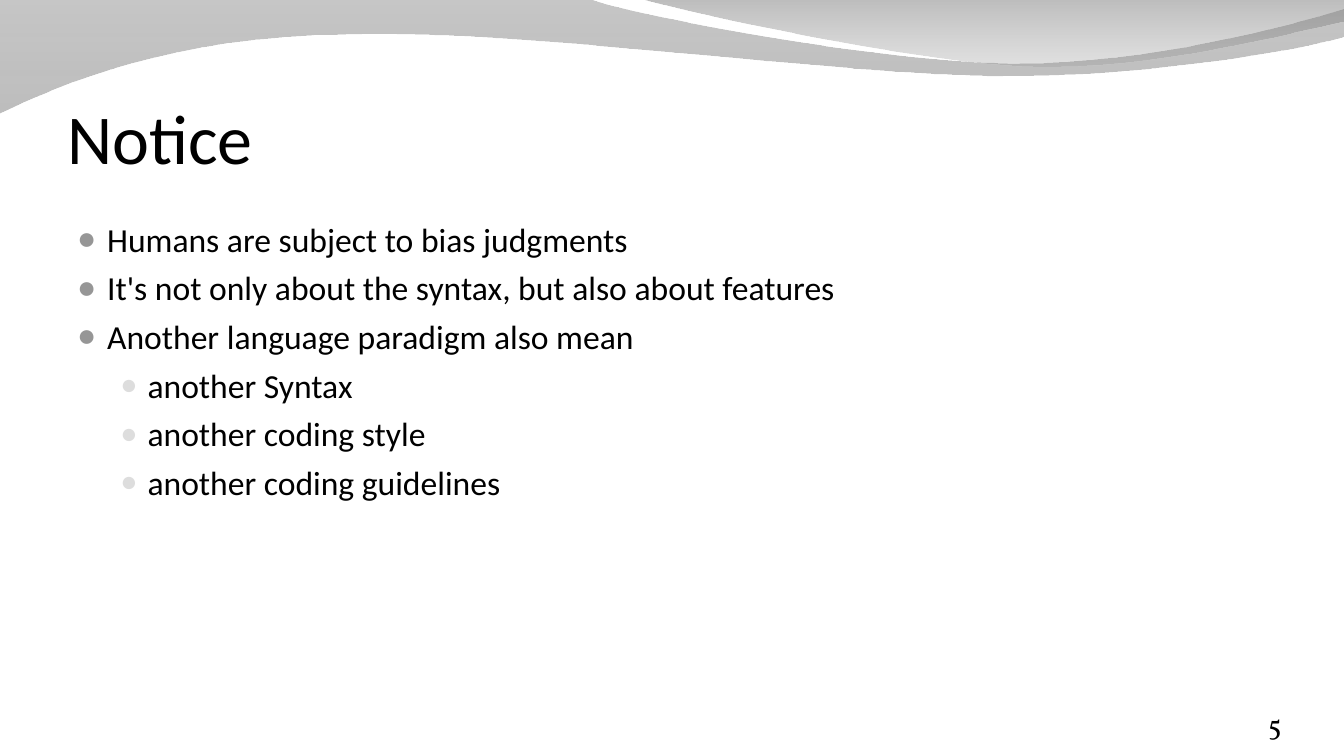
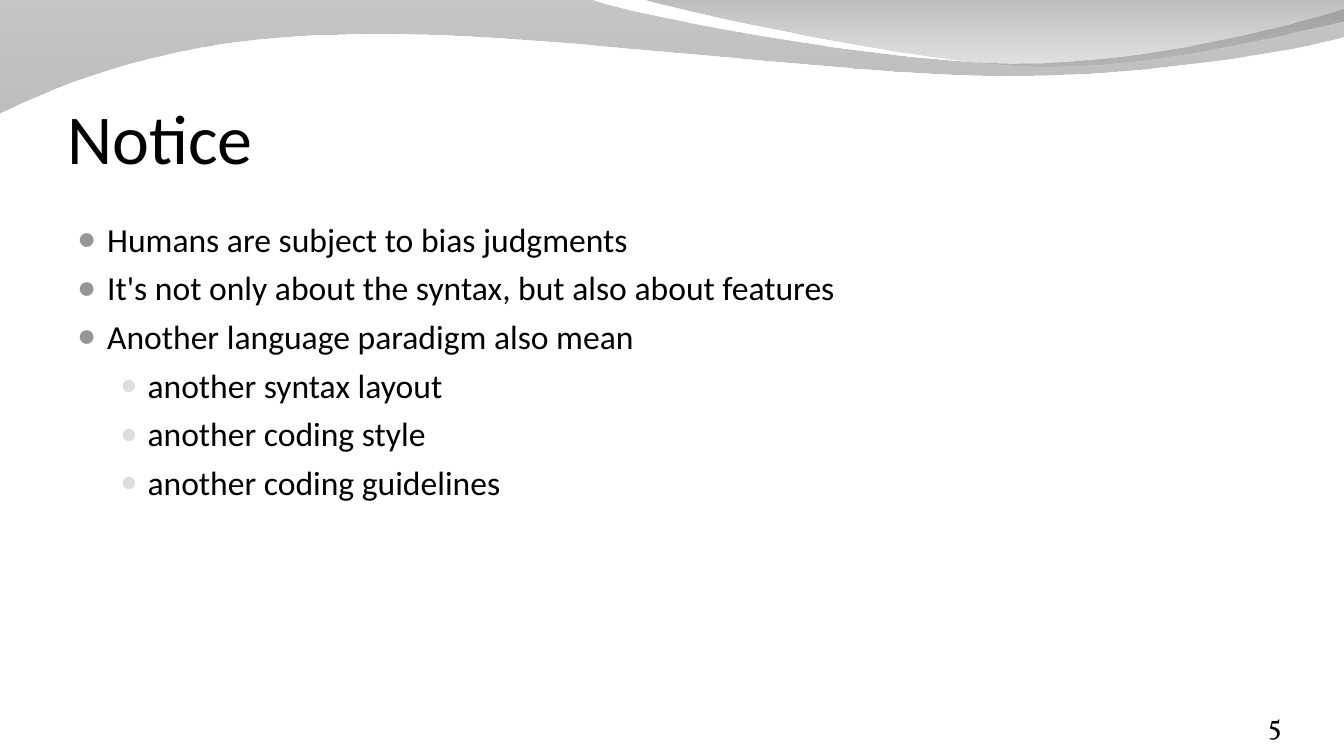
Before and after one commit to SpinalHDL/SpinalDoc, a slide deck: slide 5 of presentation/en/workshop/taste.odp. Drawn at 1344x756 pixels with LibreOffice and Linux fonts; fonts in the diff are those of the drawing; background and template pictures are left out. Boxes give left, top, right and bottom in pixels: in the first picture for what was removed or moved away, otherwise in the second. Text is boxed around its words. In the diff, an @@ line names an element or a change of style, - is before the commit and + after.

```diff
--- a/presentation/en/workshop/taste.odp
+++ b/presentation/en/workshop/taste.odp
@@ text at (148, 374, 443, 404): text changed @@
-  ● another Syntax
+  ● another syntax layout
```
Also in this commit, not shown: 4 other slides changed, 5 other files.
